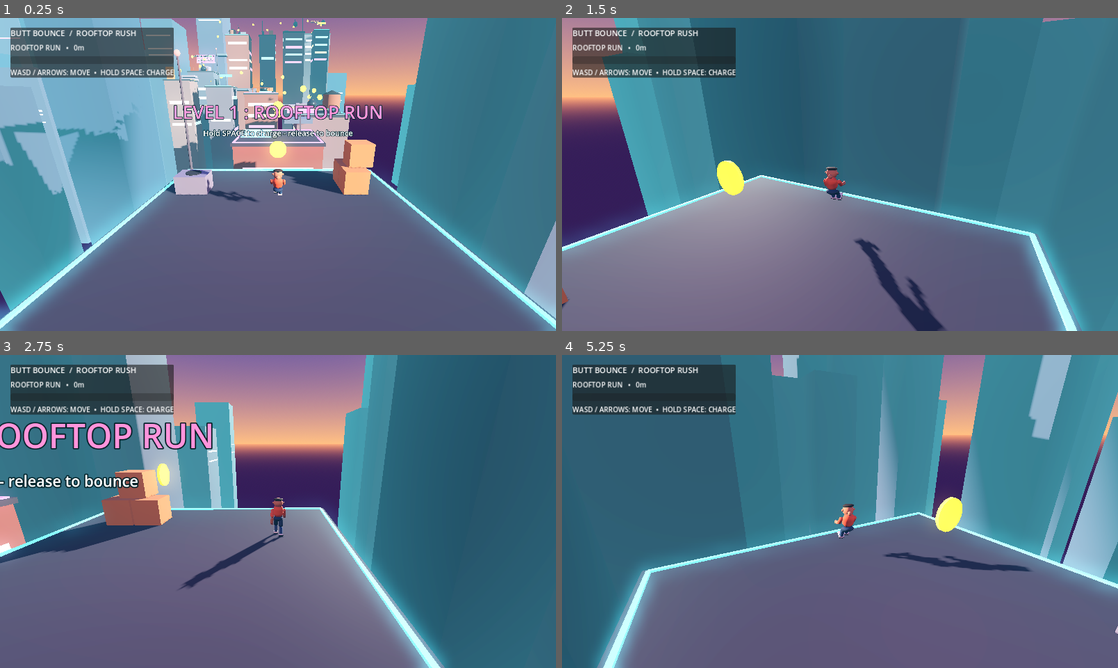
Above: before the commit, frames 1-4 (two rows, left to right).
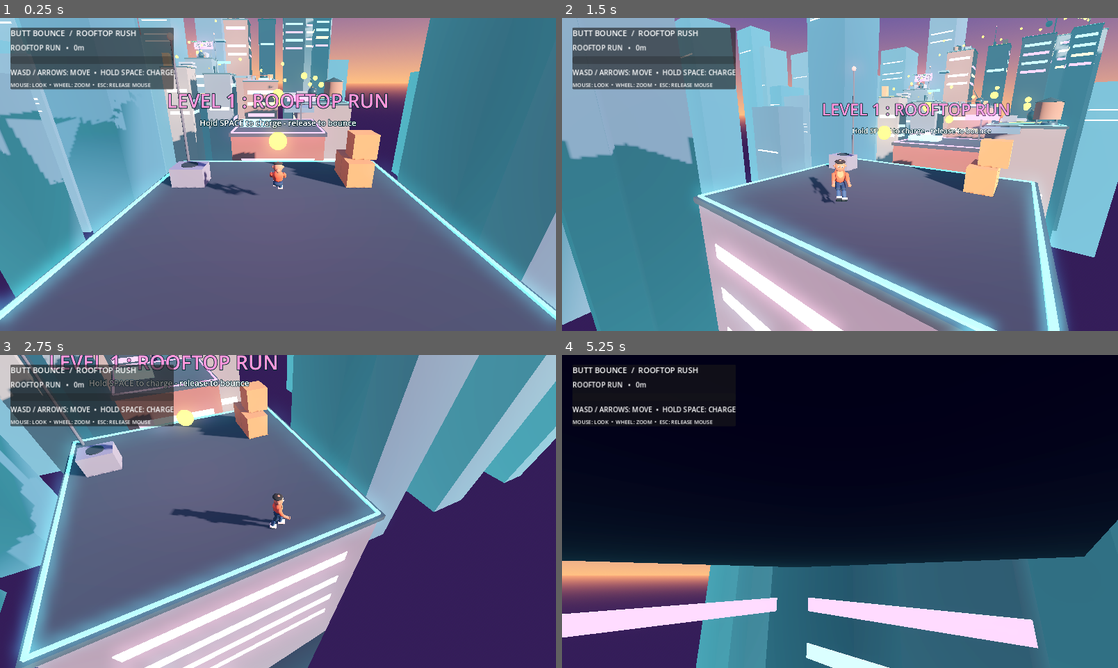
Above: after the commit, the same moments.

Repository: wahwaeknoor-2008/Butt-Bounce
Game: Godot game, scene res://scenes/rooftop_rush.tscn
Same seed, same stepped clock (60 frames per second), same inputs: the game is played once before the commit and once after it.
Inputs (mouse positions are in pixels of both pictures, inside the frame that each line leads up to):
- Up to frame 1 (0.25 s): no input
- Up to frame 2 (1.5 s): tap Enter at 0.5 s; move the mouse to (962, 158) at 0.52 s; hold D 0.53-1.28 s; tap R at 0.6, 1.35 s; click (962, 158) at 0.67 s; tap Space at 0.77 s; move the mouse to (728, 190) at 1.27 s; hold S from 1.28 s (still down); click (728, 190) at 1.42 s
- Up to frame 3 (2.75 s): tap Space at 1.52 s; move the mouse to (333, 442) at 2.02 s; release S at 2.03 s; hold D from 2.03 s (still down); tap R at 2.1 s; click (333, 442) at 2.17 s
- Up to frame 4 (5.25 s): move the mouse to (812, 574) at 2.77 s; release D at 2.78 s; hold W 2.78-3.53 s; tap R every 0.75 s from 2.85 to 5.1 s; click (812, 574) at 2.92 s; tap Space at 3.02, 3.77, 4.52 s; move the mouse to (1006, 558) at 3.52 s; hold A 3.53-5.03 s; click (1006, 558) at 3.67 s; tap Escape at 4.15 s; move the mouse to (673, 464) at 4.27 s; click (673, 464) at 4.42 s; move the mouse to (867, 511) at 5.02 s; hold S from 5.03 s (still down); click (867, 511) at 5.17 s

The runs differ from the first frame. In frame 1, 19% of the frame differs, in the area x 0-100%, y 0-100%; in frame 2, 85%; in frame 3, 87%; in frame 4, 99%.

Commit message:
Add mouse orbit camera and zoom controls

Diff:
--- a/scripts/level.gd
+++ b/scripts/level.gd
@@ -16,10 +16,18 @@
 var _rotating_details: Array[Node3D] = []
 var _warning_lights: Array[OmniLight3D] = []
 
+var _camera_yaw := PI
+var _camera_pitch := 0.34
+var _camera_distance := 10.0
+var _mouse_sensitivity := 0.003
+var _min_camera_distance := 5.0
+var _max_camera_distance := 16.0
+
 
 func _ready() -> void:
 	world = WORLD_SCENE.instantiate()
 	add_child(world)
+	Input.mouse_mode = Input.MOUSE_MODE_CAPTURED
 	_upgrade_rooftop_environment()
 	_add_rooftop_details()
 	_add_extra_rooftop_challenges()
@@ -28,6 +36,8 @@
 	add_child(player)
 	var start_marker: Marker3D = world.get_node("Markers/PlayerStart")
 	player.global_position = start_marker.global_position + Vector3(0.0, 0.95, 0.0)
+	_camera_yaw = player.visual.rotation.y
+	player.set_camera_yaw(_camera_yaw)
 	player.player_fell.connect(_on_player_fell)
 	player.charge_updated.connect(_on_charge_updated)
 	player.bounce_launched.connect(_on_bounce_launched)
@@ -37,6 +47,30 @@
 	goal.body_entered.connect(_on_goal_entered)
 
 
+func _unhandled_input(event: InputEvent) -> void:
+	if event is InputEventMouseMotion and Input.mouse_mode == Input.MOUSE_MODE_CAPTURED:
+		_camera_yaw -= event.relative.x * _mouse_sensitivity
+		_camera_pitch = clampf(
+			_camera_pitch - event.relative.y * _mouse_sensitivity,
+			-0.28,
+			0.88
+		)
+	elif event is InputEventMouseButton and event.pressed:
+		if event.button_index == MOUSE_BUTTON_WHEEL_UP:
+			_camera_distance = maxf(_min_camera_distance, _camera_distance - 0.8)
+		elif event.button_index == MOUSE_BUTTON_WHEEL_DOWN:
+			_camera_distance = minf(_max_camera_distance, _camera_distance + 0.8)
+		elif Input.mouse_mode != Input.MOUSE_MODE_CAPTURED:
+			Input.mouse_mode = Input.MOUSE_MODE_CAPTURED
+	elif event is InputEventKey and event.pressed and not event.echo:
+		if event.keycode == KEY_ESCAPE:
+			Input.mouse_mode = (
+				Input.MOUSE_MODE_VISIBLE
+				if Input.mouse_mode == Input.MOUSE_MODE_CAPTURED
+				else Input.MOUSE_MODE_CAPTURED
+			)
+
+
 func _process(delta: float) -> void:
 	if player == null or camera == null:
 		return
@@ -47,18 +81,21 @@
 	for warning_light in _warning_lights:
 		warning_light.light_energy = 0.65 + 0.45 * (0.5 + 0.5 * sin(_detail_time * 3.2))
 
-	var facing := player.visual.global_transform.basis.z
-	facing.y = 0.0
-	if facing.length_squared() < 0.001:
-		facing = Vector3(0.0, 0.0, -1.0)
-	else:
-		facing = facing.normalized()
-
-	# Keep the camera behind the character's actual heading, not behind a
-	# fixed world-space direction. This follows turns and reverse travel.
-	var target := player.global_position - facing * 10.0 + Vector3.UP * 4.2
-	camera.global_position = camera.global_position.lerp(target, 1.0 - exp(-8.0 * delta))
-	camera.look_at(player.global_position + Vector3.UP * 0.85 + facing * 1.1, Vector3.UP)
+	player.set_camera_yaw(_camera_yaw)
+	var target := player.global_position + Vector3.UP * 0.9
+	var horizontal_distance := _camera_distance * cos(_camera_pitch)
+	var vertical_distance := _camera_distance * sin(_camera_pitch)
+	var camera_offset := Vector3(
+		-sin(_camera_yaw) * horizontal_distance,
+		vertical_distance,
+		-cos(_camera_yaw) * horizontal_distance
+	)
+	var desired_camera_position := target + camera_offset
+	camera.global_position = camera.global_position.lerp(
+		desired_camera_position,
+		1.0 - exp(-10.0 * delta)
+	)
+	camera.look_at(target, Vector3.UP)
 	var travelled := int(maxf(0.0, -player.global_position.z))
 	distance_label.text = "ROOFTOP RUN   •   %dm" % travelled
 
@@ -300,11 +337,17 @@
 	camera.fov = 68.0
 	add_child(camera)
 	camera.current = true
-	var facing := player.visual.global_transform.basis.z
-	facing.y = 0.0
-	facing = facing.normalized()
-	camera.global_position = player.global_position - facing * 10.0 + Vector3.UP * 4.2
-	camera.look_at(player.global_position + Vector3.UP * 0.85 + facing * 1.1, Vector3.UP)
+	_camera_yaw = player.visual.rotation.y
+	var target := player.global_position + Vector3.UP * 0.9
+	var horizontal_distance := _camera_distance * cos(_camera_pitch)
+	var vertical_distance := _camera_distance * sin(_camera_pitch)
+	var camera_offset := Vector3(
+		-sin(_camera_yaw) * horizontal_distance,
+		vertical_distance,
+		-cos(_camera_yaw) * horizontal_distance
+	)
+	camera.global_position = target + camera_offset
+	camera.look_at(target, Vector3.UP)
 
 
 func _create_hud() -> void:
@@ -334,6 +377,10 @@
 	message_label = Label.new()
 	message_label.text = "WASD / ARROWS: MOVE    •    HOLD SPACE: CHARGE"
 	column.add_child(message_label)
+	var camera_help := Label.new()
+	camera_help.text = "MOUSE: LOOK  •  WHEEL: ZOOM  •  ESC: RELEASE MOUSE"
+	camera_help.add_theme_font_size_override("font_size", 12)
+	column.add_child(camera_help)
 
 
 func _on_charge_updated(amount: float) -> void:
